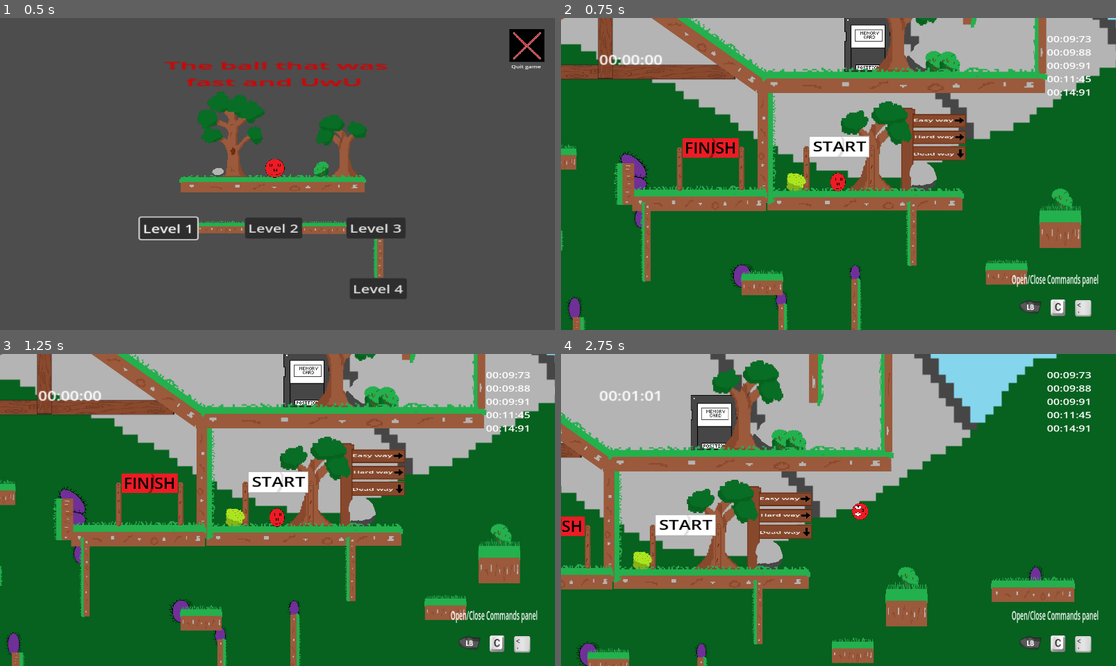
Above: before the commit, frames 1-4 (two rows, left to right).
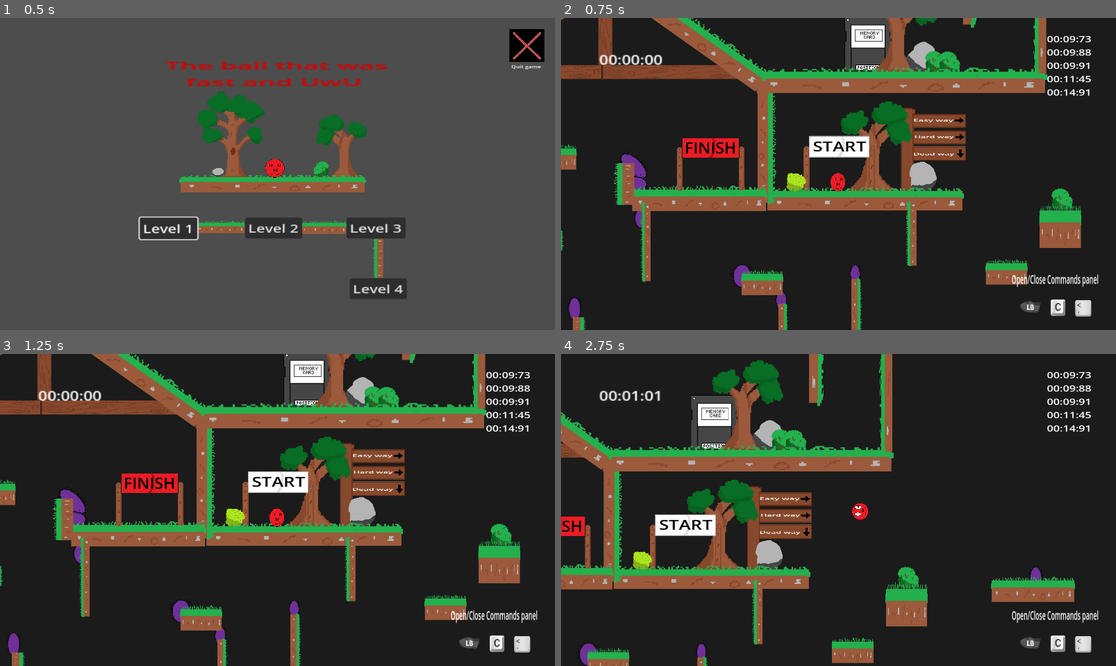
Above: after the commit, the same moments.

Repository: Mahnwe/TheBallThatWasUwU
Game: Godot game, scene res://Scenes/menu.tscn
The game is run twice, just before and just after one commit, with the same random seed, the same clock (stepped at 60 frames per second) and the same inputs.
Inputs (mouse positions are in pixels of both pictures, inside the frame that each line leads up to):
- Up to frame 1 (0.5 s): no input
- Up to frame 2 (0.75 s): click "Level 1" at 0.5 s
- Up to frame 3 (1.25 s): no input
- Up to frame 4 (2.75 s): tap Enter at 1.25 s; move the mouse to (960, 494) at 1.27 s; hold D (move_right) from 1.28 s (still down); tap X (dash) at 1.35 s; click (960, 494) at 1.42 s; tap Space (jump) at 1.52, 2.27 s; move the mouse to (727, 525) at 2.02 s; tap F (next_level) at 2.1 s

Frame 1 is identical in both runs. In frame 2, 75% of the frame differs, in the area x 0-100%, y 0-100%; in frame 3, 75%; in frame 4, 78%.

Commit message:
Add wooden planks in level1 and remove placeHolder background test

Diff:
--- a/Scenes/level1.tscn
+++ b/Scenes/level1.tscn
@@ -20,7 +20,6 @@
 [ext_resource type="PackedScene" uid="uid://dd6m23uhhgmfy" path="res://Scenes/branches_bush.tscn" id="18_ebilh"]
 [ext_resource type="PackedScene" uid="uid://e0nrigj8kq3x" path="res://Scenes/berry_bush.tscn" id="19_8uqwt"]
 [ext_resource type="PackedScene" uid="uid://d1i4adf8kr3mh" path="res://Scenes/wooden_plank.tscn" id="20_fheu7"]
-[ext_resource type="Texture2D" uid="uid://cd0atekan6dh1" path="res://Arts/BackgroundSprite/BackgroundSprite2.png" id="21_qylvv"]
 
 [node name="Level1" type="Node2D"]
 script = ExtResource("1_viwub")
@@ -193,8 +192,8 @@
 scale = Vector2(0.288368, 0.185376)
 
 [node name="platform9" parent="." instance=ExtResource("7_v154u")]
-position = Vector2(64, -703)
-scale = Vector2(0.839998, 1)
+position = Vector2(61, -703)
+scale = Vector2(0.879998, 1)
 
 [node name="Wall5" parent="." instance=ExtResource("10_8ng8k")]
 position = Vector2(950, -1088)
@@ -480,7 +479,7 @@
 scale = Vector2(0.280002, 0.2)
 
 [node name="Spike37" parent="." instance=ExtResource("6_mp22g")]
-position = Vector2(624, -646)
+position = Vector2(639, -632)
 scale = Vector2(0.320001, 0.220453)
 
 [node name="Finish" parent="." instance=ExtResource("11_r8tlj")]
@@ -570,52 +569,79 @@
 [node name="BranchesBush4" parent="." instance=ExtResource("18_ebilh")]
 position = Vector2(703, 355)
 
-[node name="WoodenPlank" parent="." instance=ExtResource("20_fheu7")]
-position = Vector2(-1144, -311)
-rotation = -0.841258
-scale = Vector2(0.24, 0.8)
+[node name="WoodenPlank7" parent="." instance=ExtResource("20_fheu7")]
+position = Vector2(-1133, -370)
+rotation = 1.5708
+scale = Vector2(0.16, 0.44)
+
+[node name="WoodenPlank6" parent="WoodenPlank7" instance=ExtResource("20_fheu7")]
+position = Vector2(356.25, -170.455)
+rotation = -1.5708
+scale = Vector2(0.363636, 2.75)
+
+[node name="WoodenPlank" parent="WoodenPlank7" instance=ExtResource("20_fheu7")]
+position = Vector2(368.75, 25)
+rotation = -2.82725
+scale = Vector2(0.783977, 3.59772)
+skew = 0.870174
+
+[node name="WoodenPlank6" parent="." instance=ExtResource("20_fheu7")]
+position = Vector2(563, -566)
+rotation = 1.5708
+scale = Vector2(0.133782, 0.344161)
+
+[node name="WoodenPlank" parent="WoodenPlank6" instance=ExtResource("20_fheu7")]
+position = Vector2(254.146, -168.526)
+rotation = -1.5708
+scale = Vector2(0.388718, 2.57256)
+
+[node name="WoodenPlank2" parent="WoodenPlank6" instance=ExtResource("20_fheu7")]
+position = Vector2(313.945, 20.3391)
+rotation = -2.87217
+scale = Vector2(1.09865, 3.08001)
+skew = 0.800685
 
 [node name="WoodenPlank2" parent="." instance=ExtResource("20_fheu7")]
-position = Vector2(556, -524)
-rotation = -0.953135
-scale = Vector2(0.248452, 0.624161)
-
-[node name="WoodenPlank3" parent="." instance=ExtResource("20_fheu7")]
-position = Vector2(-2559, -278)
-rotation = 0.76162
-scale = Vector2(0.28, 1)
-
-[node name="WoodenPlank4" parent="." instance=ExtResource("20_fheu7")]
-position = Vector2(-1783, 160)
-rotation = 1.5708
-scale = Vector2(0.279999, 1)
-
-[node name="WoodenPlank" parent="WoodenPlank4" instance=ExtResource("20_fheu7")]
-position = Vector2(4.20248e-06, 376)
-scale = Vector2(1, 1.24)
+position = Vector2(-2572, -372)
+rotation = 1.5708
+scale = Vector2(0.24, 0.64)
+
+[node name="WoodenPlank" parent="WoodenPlank2" instance=ExtResource("20_fheu7")]
+position = Vector2(325, 117.188)
+rotation = -1.5708
+scale = Vector2(0.375, 2.66667)
+
+[node name="WoodenPlank3" parent="WoodenPlank2" instance=ExtResource("20_fheu7")]
+position = Vector2(391.667, -20.3125)
+rotation = -0.374693
+scale = Vector2(0.865133, 3.20248)
+skew = -0.852695
 
 [node name="WoodenPlank5" parent="." instance=ExtResource("20_fheu7")]
 position = Vector2(-1935, 70)
 scale = Vector2(0.279995, 0.632257)
 
+[node name="WoodenPlank" parent="WoodenPlank5" instance=ExtResource("20_fheu7")]
+position = Vector2(-771.442, 142.347)
+rotation = 1.5708
+scale = Vector2(0.442856, 4.42865)
+
+[node name="WoodenPlank4" parent="WoodenPlank5" instance=ExtResource("20_fheu7")]
+position = Vector2(571.439, 142.347)
+rotation = 1.5708
+scale = Vector2(0.442856, 3.57149)
+
 [node name="platform30" parent="." instance=ExtResource("7_v154u")]
 position = Vector2(-952, -795)
 scale = Vector2(0.160002, 1)
 
 [node name="ColorRect" type="ColorRect" parent="."]
-visible = false
 z_index = -20
 offset_left = -2785.0
 offset_top = -1107.0
 offset_right = 925.0
 offset_bottom = 1022.0
 color = Color(0.10748, 0.10748, 0.10748, 1)
-
-[node name="Sprite2D" type="Sprite2D" parent="."]
-z_index = -20
-position = Vector2(-923.5, -60)
-scale = Vector2(2.87911, 2.8913)
-texture = ExtResource("21_qylvv")
 
 [connection signal="player_exited_game_area" from="GameArea" to="." method="_on_game_area_player_exited_game_area"]
 [connection signal="player_exited_start_area" from="StartArea" to="." method="_on_start_area_player_exited_start_area"]
Not shown: 1 places in Scenes/level1.tscn that only renumber resources
